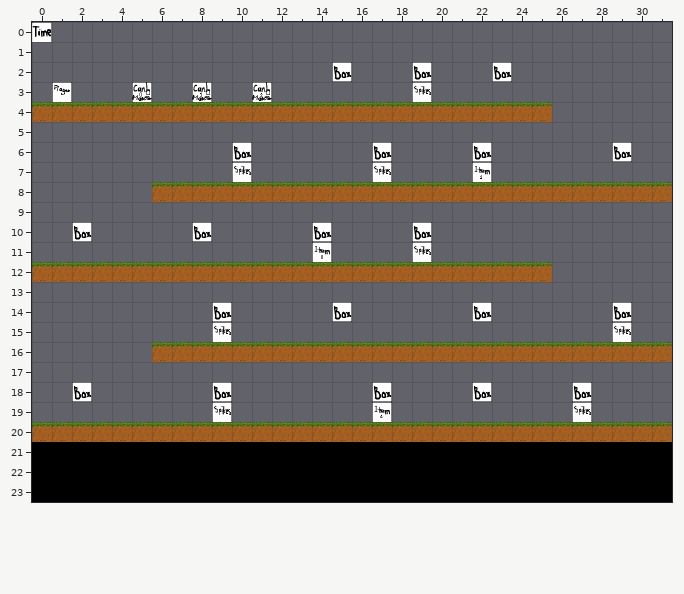
Level history. Tiled map: levels/level5.1.tmx. The first picture shows the starting point.
Cells are 32x32 px. Shown: x 0..31, y 0..23.
After:
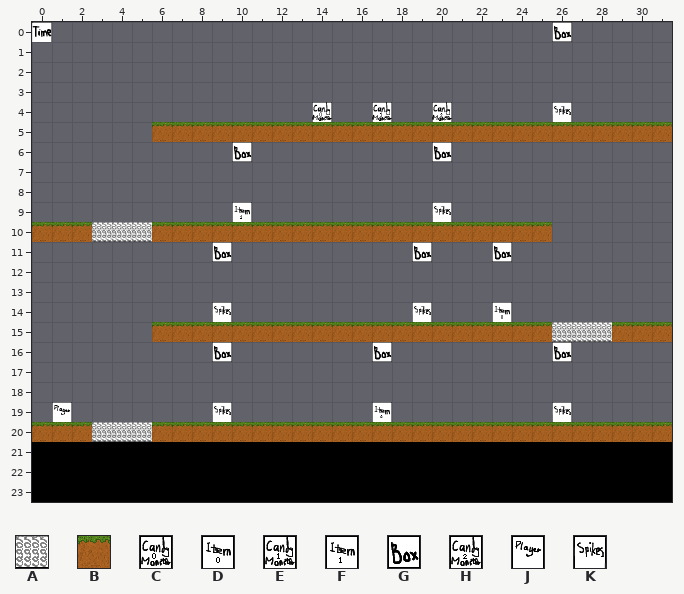
Key: from "nya rutor": A 4, B 15; from "position32x32": C 0, D 1, E 4, F 5, G 6, H 8, J 10, K 11.
_ is an empty cell.
Change:
Layer "solids":
Tile B becomes tile A in row 20 at x 3 to 5.
The author put tile A in row 10 at x 3 to 5; in row 15 at x 26 to 28.
The author put tile B in row 5 at x 6 to 31; in row 10 at x 0 to 2 and 6 to 25; in row 15 at x 6 to 25 and 29 to 31.
The edit erases tile B in row 4 at x 0 to 25; in row 8 at x 6 to 31; in row 12 at x 0 to 25; in row 16 at x 6 to 31.
Layer "position":
The author put tile C in row 4 at x 14.
The author put tile D in row 14 at x 23.
The author put tile E in row 4 at x 17.
The author put tile F in row 9 at x 10.
Tile K becomes tile G in row 11 at x 19.
The author put tile G in row 0 at x 26; in row 6 at x 20; in row 11 at x 9 and 23; in row 16 at x 9, 17 and 26.
The author put tile H in row 4 at x 20.
The author put tile J in row 19 at x 1.
Tile G becomes tile K in row 14 at x 9.
The author put tile K in row 4 at x 26; in row 9 at x 20; in row 14 at x 19; in row 19 at x 26.
The edit erases tile C in row 3 at x 5.
The edit erases tile D in row 11 at x 14.
The edit erases tile E in row 3 at x 8.
The edit erases tile F in row 7 at x 22.
The edit erases tile G in row 2 at x 15, 19 and 23; in row 6 at x 17, 22 and 29; in row 10 at x 2, 8, 14 and 19; in row 14 at x 15, 22 and 29; in row 18 at x 2, 9, 17, 22 and 27.
The edit erases tile H in row 3 at x 11.
The edit erases tile J in row 3 at x 1.
The edit erases tile K in row 3 at x 19; in row 7 at x 10 and 17; in row 15 at x 9 and 29; in row 19 at x 27.
